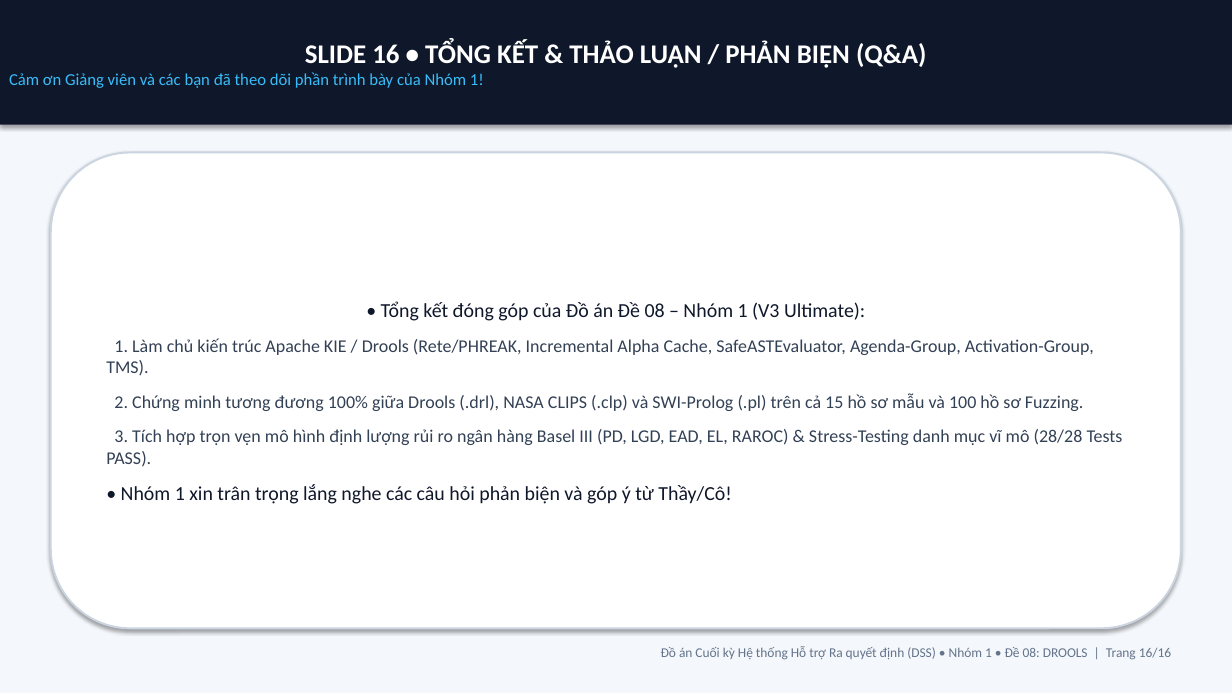
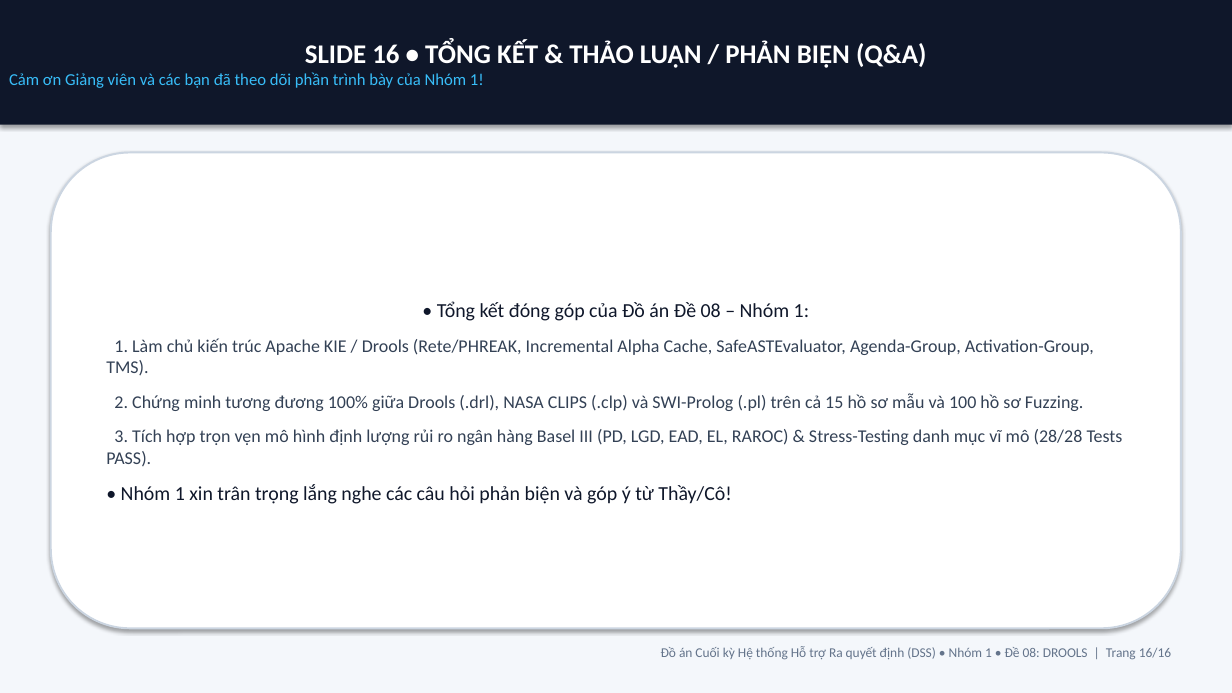
Before and after one commit to Vipwar/dss-nhom1-de08-drools, a slide deck: slide 16 of docs/SLIDE_THUYET_TRINH_DE_08_DROOLS_NHOM_1.pptx. Drawn at 1232x693 pixels with LibreOffice and Linux fonts; fonts in the diff are those of the drawing. Boxes give left, top, right and bottom in pixels: in the first picture for what was removed or moved away, otherwise in the second. Text is boxed around its words. In the diff, an @@ line names an element or a change of style, - is before the commit and + after.

```diff
--- a/docs/SLIDE_THUYET_TRINH_DE_08_DROOLS_NHOM_1.pptx
+++ b/docs/SLIDE_THUYET_TRINH_DE_08_DROOLS_NHOM_1.pptx
@@ text in rounded rectangle at (437, 301, 809, 321): text changed @@
-• Tổng kết đóng góp của Đồ án Đề 08 – Nhóm 1 (V3 Ultimate):
+• Tổng kết đóng góp của Đồ án Đề 08 – Nhóm 1:
```
Also in this commit, not shown: 9 other slides changed, 13 other files.
